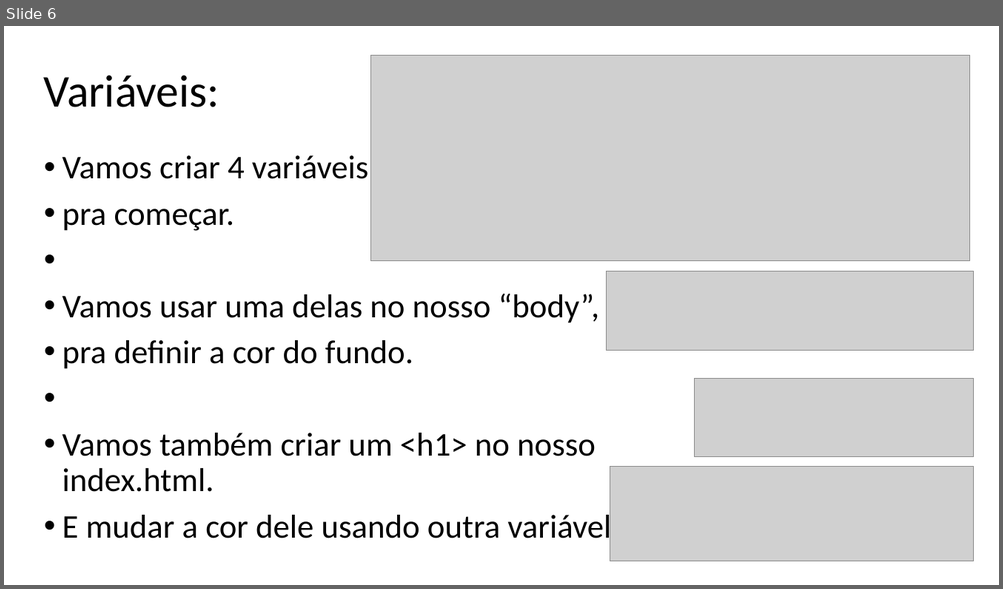
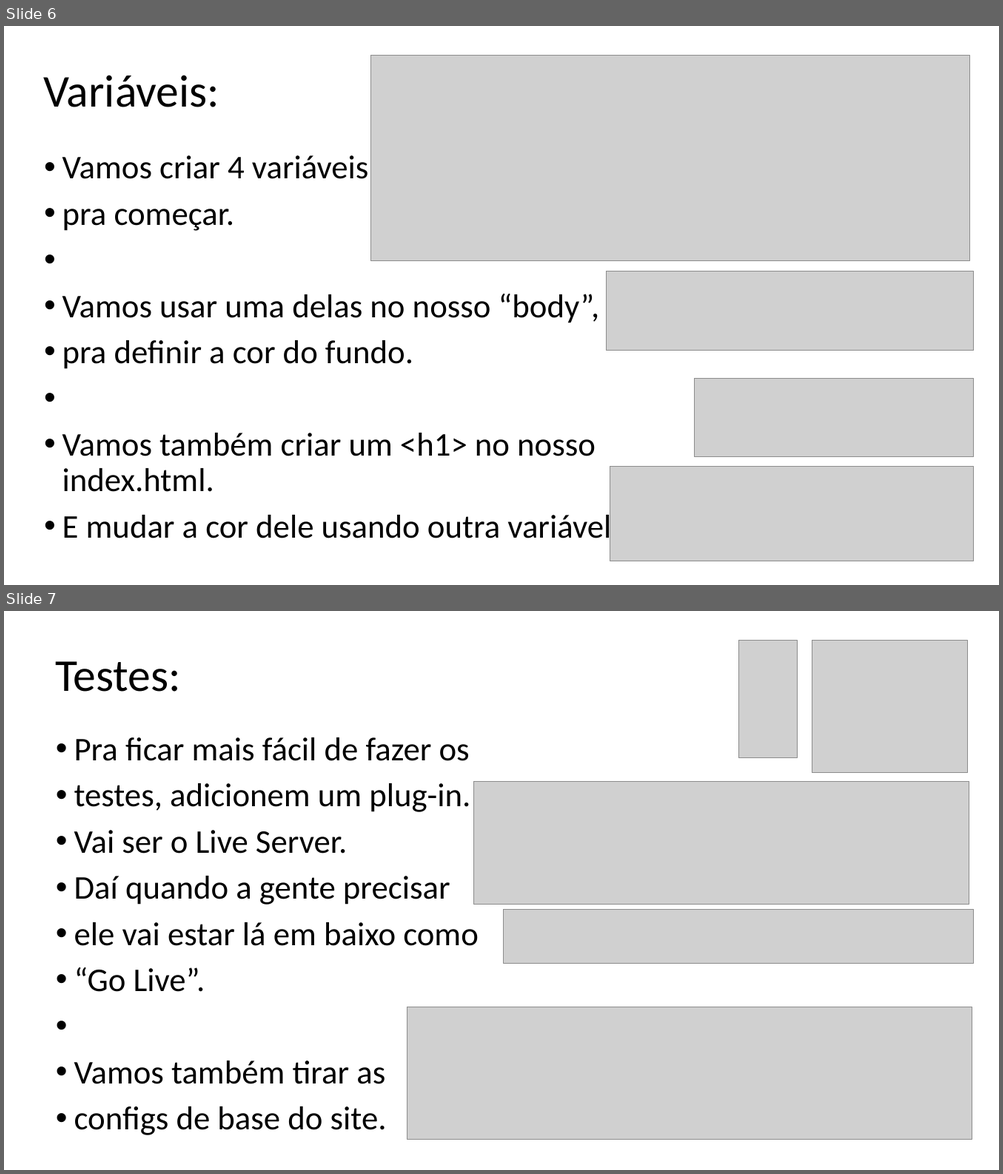
Before and after one commit to Ruan-Sanj1/Streaming, a slide deck: Steaming/H- Aula 1 (Streaming).pptx. Shown one above the other, each under a label of ours: slide 6 before the commit, slides 6 and 7 after it. The pictures are 1003x589 and 1003x1174 pixels, drawn with LibreOffice and Linux fonts; fonts in the diff are those of the drawing; grey boxes stand for pictures. Boxes give left, top, right and bottom in pixels: in the first picture for what was removed or moved away, otherwise in the second. Text is boxed around its words. In the diff, an @@ line names an element or a change of style, - is before the commit and + after.

```diff
--- a/Steaming/H- Aula 1 (Streaming).pptx
+++ b/Steaming/H- Aula 1 (Streaming).pptx
@@ slide 7 added at bbox=[4, 611, 999, 1170], background #FFFFFF @@
@@ picture added at bbox=[738, 640, 797, 758] @@
@@ picture added at bbox=[812, 640, 968, 772] @@
@@ text added at bbox=[55, 661, 181, 692], 44 pt, text #000000 @@
+Testes:
@@ text added at bbox=[74, 738, 478, 1136], 32 pt, text #000000 @@
+• Pra ficar mais fácil de fazer os
+• testes, adicionem um plug-in.
+• Vai ser o Live Server.
+• Daí quando a gente precisar
+• ele vai estar lá em baixo como
+• “Go Live”.
+• Vamos também tirar as
+• configs de base do site.
@@ picture added at bbox=[474, 782, 970, 905] @@
@@ picture added at bbox=[504, 909, 973, 963] @@
@@ picture added at bbox=[407, 1007, 971, 1139] @@
```
Also in this commit, not shown: 6 other slides changed, 9 other slides added, 11 slides removed.
